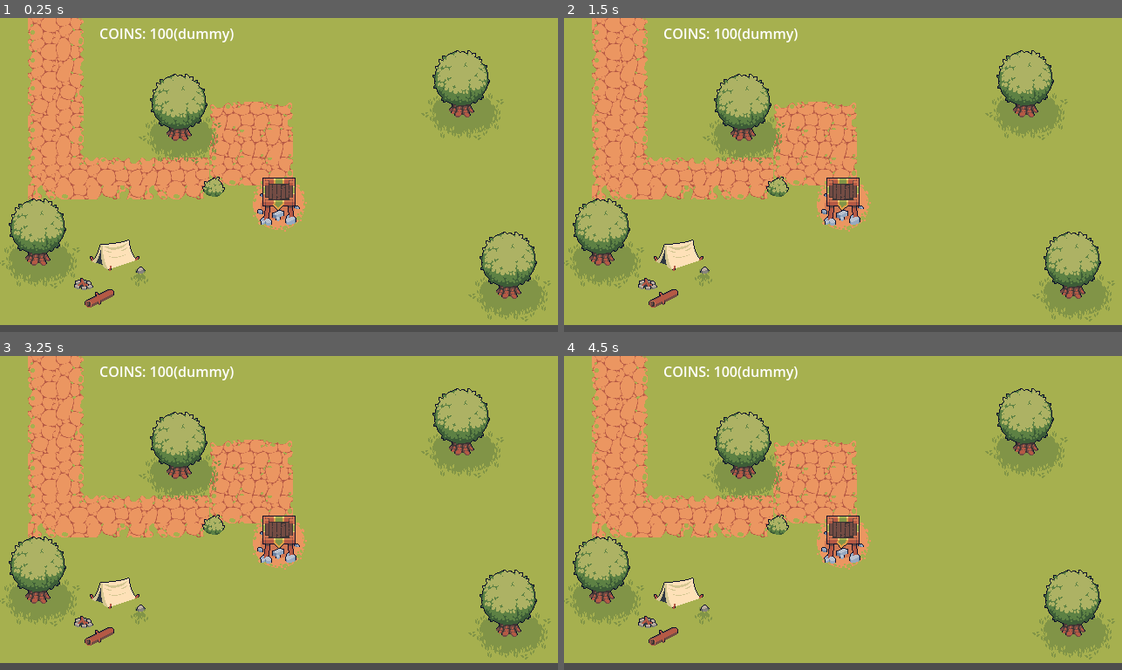
Above: before the commit, frames 1-4 (two rows, left to right).
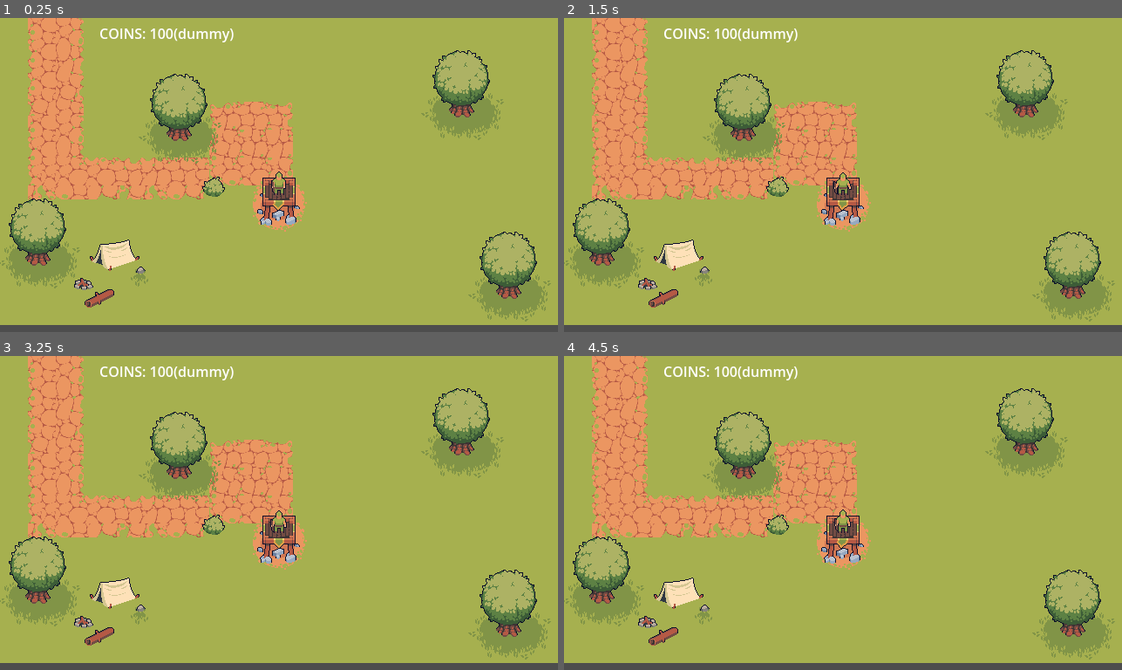
Above: after the commit, the same moments.

Repository: ButbkaDrug/easter_jam_with_ales
Game: Godot game, scene res://dev_main.tscn
Two runs of this game, one before a commit and one after it. Both use one fixed random seed, a clock stepped at 60 frames per second and the inputs below.
Inputs:
- Up to frame 1 (0.25 s): no input
- Up to frame 2 (1.5 s): no input
- Up to frame 3 (3.25 s): tap Enter at 2 s
- Up to frame 4 (4.5 s): no input

The runs differ from the first frame. In frame 1, 0.1% of the frame differs, in the area x 48-52%, y 48-57%; in frame 2, 0.1%, in the area x 48-52%, y 49-57%; in frame 3, 0.1%; in frame 4, 0.1%.

Commit message:
added archer to the tower

Diff:
--- a/scenes/player/player.gd
+++ b/scenes/player/player.gd
@@ -1,6 +1,7 @@
 extends Node2D
 
-@onready var _animated_sprite_2d: AnimatedSprite2D = $AnimatedSprite2D
+@onready var _tower: AnimatedSprite2D = $Tower
+@onready var _archer: AnimatedSprite2D = $Archer
 
 var hp = 100
 
@@ -11,5 +12,6 @@
 
 # Called every frame. 'delta' is the elapsed time since the previous frame.
 func _process(delta: float) -> void:
-	_animated_sprite_2d.play("idle")
+	_tower.play("idle")
+	_archer.play("idle")
 	pass
--- a/scenes/player/player.tscn
+++ b/scenes/player/player.tscn
@@ -2,6 +2,7 @@
 
 [ext_resource type="Script" uid="uid://lq5el2i6by5j" path="res://scenes/player/player.gd" id="1_fcb3x"]
 [ext_resource type="Texture2D" uid="uid://dy3v0ybsx0jcd" path="res://assets/tower/idle/2.png" id="1_sjcu7"]
+[ext_resource type="Texture2D" uid="uid://cfk4o7usrel3x" path="res://assets/tower/units/1/D_Idle.png" id="3_gmlin"]
 
 [sub_resource type="AtlasTexture" id="AtlasTexture_fcb3x"]
 atlas = ExtResource("1_sjcu7")
@@ -42,13 +43,55 @@
 [sub_resource type="RectangleShape2D" id="RectangleShape2D_dovo2"]
 size = Vector2(37, 55)
 
+[sub_resource type="AtlasTexture" id="AtlasTexture_lvxji"]
+atlas = ExtResource("3_gmlin")
+region = Rect2(0, 0, 48, 48)
+
+[sub_resource type="AtlasTexture" id="AtlasTexture_p47bc"]
+atlas = ExtResource("3_gmlin")
+region = Rect2(48, 0, 48, 48)
+
+[sub_resource type="AtlasTexture" id="AtlasTexture_75vfm"]
+atlas = ExtResource("3_gmlin")
+region = Rect2(96, 0, 48, 48)
+
+[sub_resource type="AtlasTexture" id="AtlasTexture_0owmy"]
+atlas = ExtResource("3_gmlin")
+region = Rect2(144, 0, 48, 48)
+
+[sub_resource type="SpriteFrames" id="SpriteFrames_qek5x"]
+animations = [{
+"frames": [{
+"duration": 1.0,
+"texture": SubResource("AtlasTexture_lvxji")
+}, {
+"duration": 1.0,
+"texture": SubResource("AtlasTexture_p47bc")
+}, {
+"duration": 1.0,
+"texture": SubResource("AtlasTexture_75vfm")
+}, {
+"duration": 1.0,
+"texture": SubResource("AtlasTexture_0owmy")
+}],
+"loop": true,
+"name": &"idle",
+"speed": 5.0
+}]
+
 [node name="Player" type="StaticBody2D" unique_id=1572978790]
 script = ExtResource("1_fcb3x")
 
-[node name="AnimatedSprite2D" type="AnimatedSprite2D" parent="." unique_id=1437771279]
+[node name="Tower" type="AnimatedSprite2D" parent="." unique_id=1437771279]
 sprite_frames = SubResource("SpriteFrames_y2cyt")
 animation = &"idle"
 
 [node name="CollisionShape2D" type="CollisionShape2D" parent="." unique_id=2670758]
 position = Vector2(0.5, 30.5)
 shape = SubResource("RectangleShape2D_dovo2")
+
+[node name="Archer" type="AnimatedSprite2D" parent="." unique_id=1193518914]
+position = Vector2(0, 15)
+sprite_frames = SubResource("SpriteFrames_qek5x")
+animation = &"idle"
+frame_progress = 0.16583025
